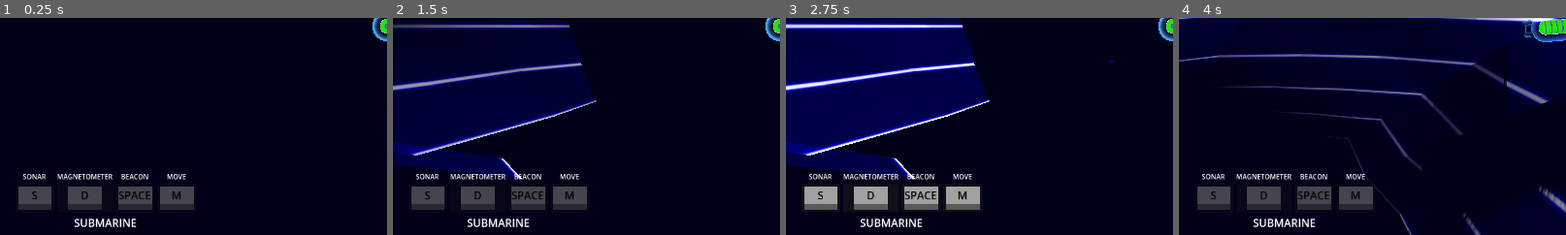
Above: before the commit, frames 1-4 (left to right).
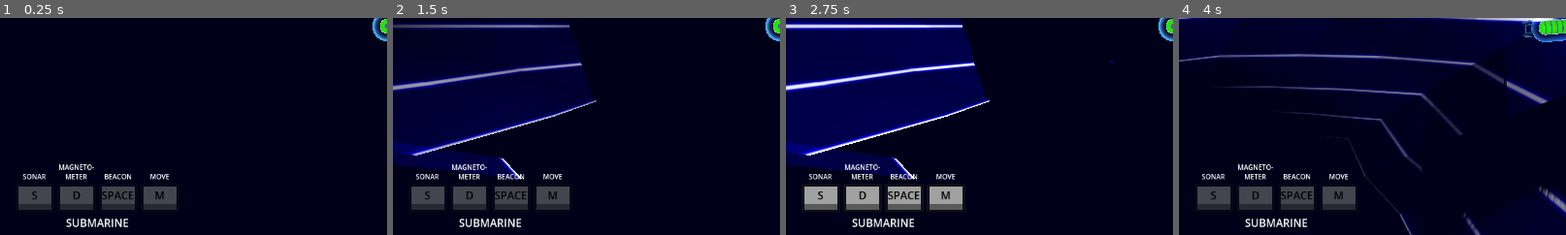
Above: after the commit, the same moments.

Repository: squirrelsoftcompany/LD57
Game: Godot game, scene res://Scenes/test_scene.tscn
The game is run twice, just before and just after one commit, with the same random seed, the same clock (stepped at 60 frames per second) and the same inputs.
Inputs (mouse positions are % of the whole screen's width and height, from its top left):
- Up to frame 1 (0.25 s): no input
- Up to frame 2 (1.5 s): click "H" at 0.5 s; click "H" at 1.25 s
- Up to frame 3 (2.75 s): click "H" at 2 s
- Up to frame 4 (4 s): click "S" at 2.75 s; tap Enter at 3.5 s; drag from (11, 17) to (60, 28) at 3.52 s
The pictures show only the part of the screen within x 0-50%, y 48-98%; the shares and areas given below are measured in that part.

The runs differ from the first frame. In frame 1, 3.3% of the frame differs, in the area x 14-51%, y 67-97%; in frame 2, 3.3%; in frame 3, 3.4%; in frame 4, 3.3%.

Commit message:
fix wide text in ui

Diff:
--- a/Scenes/GUI/gui.tscn
+++ b/Scenes/GUI/gui.tscn
@@ -186,7 +186,8 @@
 [node name="HeatmapButton" parent="Control/VBoxContainer/HBoxContainer" instance=ExtResource("2_gm40n")]
 layout_mode = 2
 key = "D"
-help = "MAGNETOMETER"
+help = "MAGNETO-
+METER"
 shortcut = SubResource("Shortcut_wfw4l")
 ask_signal_name = "ask_heatmap"
 metadata/_edit_use_anchors_ = true
